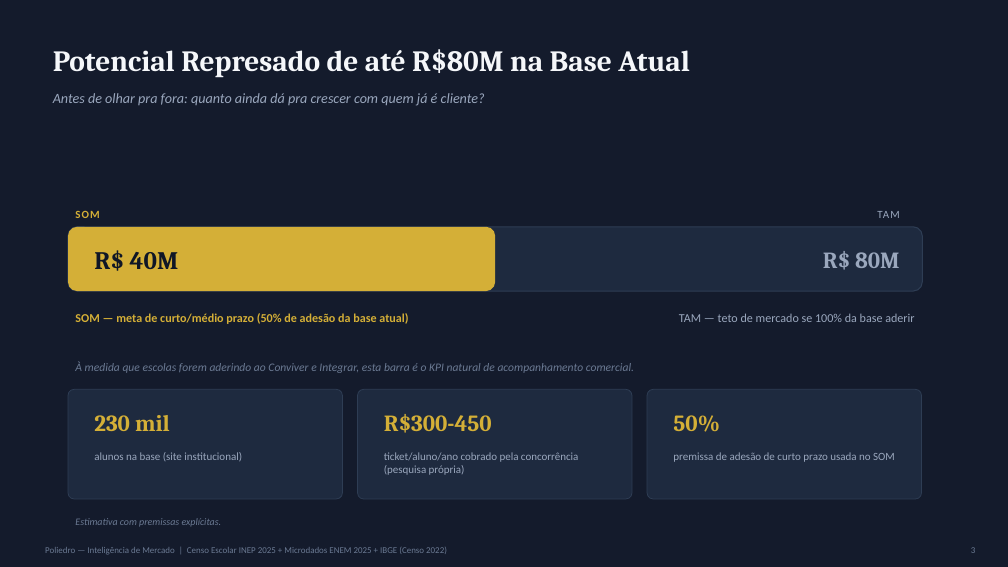
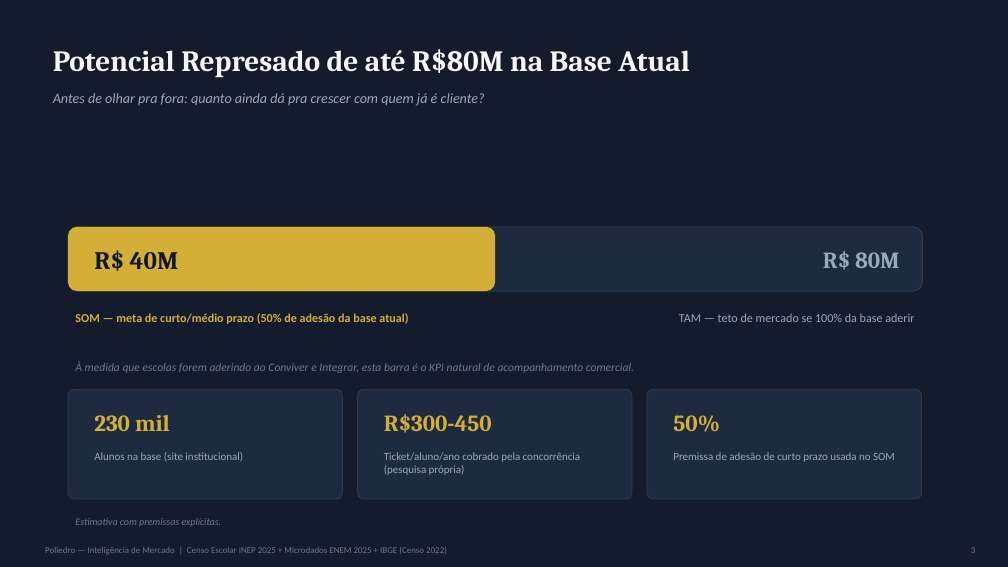
Before and after one commit to guifontoura/poliedro-inteligencia-mercado, a slide deck: slide 3 of Poliedro_Apresentacao_Completa.pptx. Drawn at 1008x567 pixels with LibreOffice and Linux fonts; fonts in the diff are those of the drawing. Boxes give left, top, right and bottom in pixels: in the first picture for what was removed or moved away, otherwise in the second. Text is boxed around its words. In the diff, an @@ line names an element or a change of style, - is before the commit and + after.

```diff
--- a/Poliedro_Apresentacao_Completa.pptx
+++ b/Poliedro_Apresentacao_Completa.pptx
@@ text removed at (75,211,99,218) @@
-SOM
@@ text removed at (877,211,899,218) @@
-TAM
@@ text at (94,452,243,461): text changed @@
-alunos na base (site institucional)
+Alunos na base (site institucional)
@@ text at (384,452,580,475): text changed @@
-ticket/aluno/ano cobrado pela concorrência (pesquisa própria)
+Ticket/aluno/ano cobrado pela concorrência (pesquisa própria)
@@ text at (673,452,895,462): text changed @@
-premissa de adesão de curto prazo usada no SOM
+Premissa de adesão de curto prazo usada no SOM
```
Also in this commit, not shown: 5 other slides changed.
